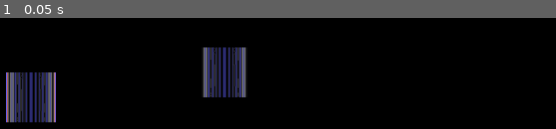
Above: before the commit, frame 1.
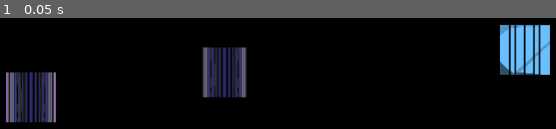
Above: after the commit, the same moment.

Repository: harshetmaruff/Avoid-It-Destroy
Game: Godot game, scene res://TileMaps/scene files/Tiles.tscn
Two runs of this game, one before a commit and one after it. Both use one fixed random seed, a clock stepped at 60 frames per second and the inputs below. This scene is started directly instead of the project's main scene.
Inputs:
- Up to frame 1 (0.05 s): no input

The runs differ from the first frame. In frame 1, 3.9% of the frame differs, in the area x 89-99%, y 6-52%.

Commit message:
added a tile in tres

Diff:
--- a/TileMaps/scene files/Tiles.tscn
+++ b/TileMaps/scene files/Tiles.tscn
@@ -1,7 +1,8 @@
-[gd_scene load_steps=3 format=2]
+[gd_scene load_steps=4 format=2]
 
 [ext_resource path="res://Images/Tiles/floortile.png" type="Texture" id=1]
 [ext_resource path="res://Images/Tiles/floortileupdated.png" type="Texture" id=2]
+[ext_resource path="res://Images/Tiles/Tile1.png" type="Texture" id=3]
 
 [node name="Node2D" type="Node2D"]
 
@@ -12,3 +13,7 @@
 [node name="floortileupdated" type="Sprite" parent="."]
 position = Vector2( 402.566, 188.756 )
 texture = ExtResource( 2 )
+
+[node name="Tile1" type="Sprite" parent="."]
+position = Vector2( 786.718, 160.183 )
+texture = ExtResource( 3 )
--- a/TileMaps/tres files/tiles.tres
+++ b/TileMaps/tres files/tiles.tres
@@ -1,7 +1,8 @@
-[gd_resource type="TileSet" load_steps=3 format=2]
+[gd_resource type="TileSet" load_steps=4 format=2]
 
 [ext_resource path="res://Images/Tiles/floortile.png" type="Texture" id=1]
 [ext_resource path="res://Images/Tiles/floortileupdated.png" type="Texture" id=2]
+[ext_resource path="res://Images/Tiles/Tile1.png" type="Texture" id=3]
 
 [resource]
 0/name = "floortile"
@@ -32,3 +33,17 @@
 1/shape_one_way_margin = 0.0
 1/shapes = [  ]
 1/z_index = 0
+2/name = "Tile1"
+2/texture = ExtResource( 3 )
+2/tex_offset = Vector2( 0, 0 )
+2/modulate = Color( 1, 1, 1, 1 )
+2/region = Rect2( 0, 0, 64, 64 )
+2/tile_mode = 0
+2/occluder_offset = Vector2( 32, 32 )
+2/navigation_offset = Vector2( 32, 32 )
+2/shape_offset = Vector2( 0, 0 )
+2/shape_transform = Transform2D( 1, 0, 0, 1, 0, 0 )
+2/shape_one_way = false
+2/shape_one_way_margin = 0.0
+2/shapes = [  ]
+2/z_index = 0
